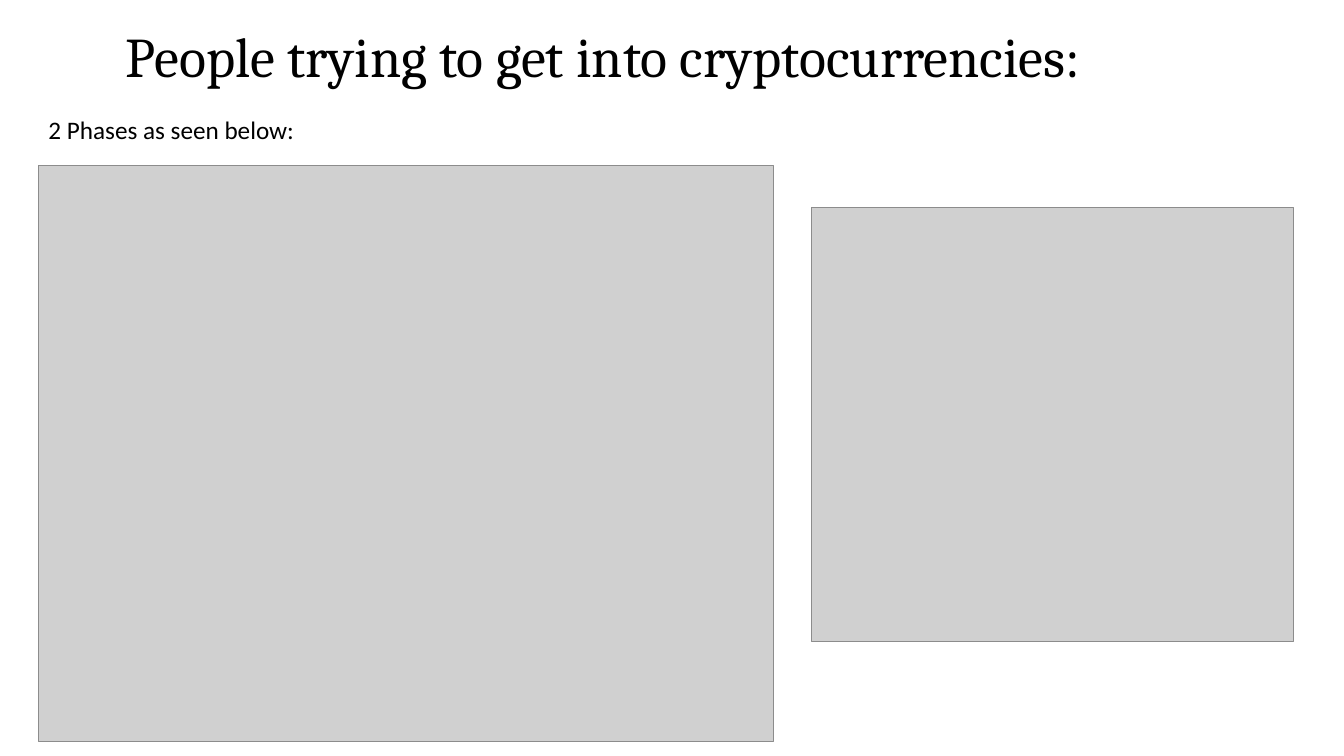
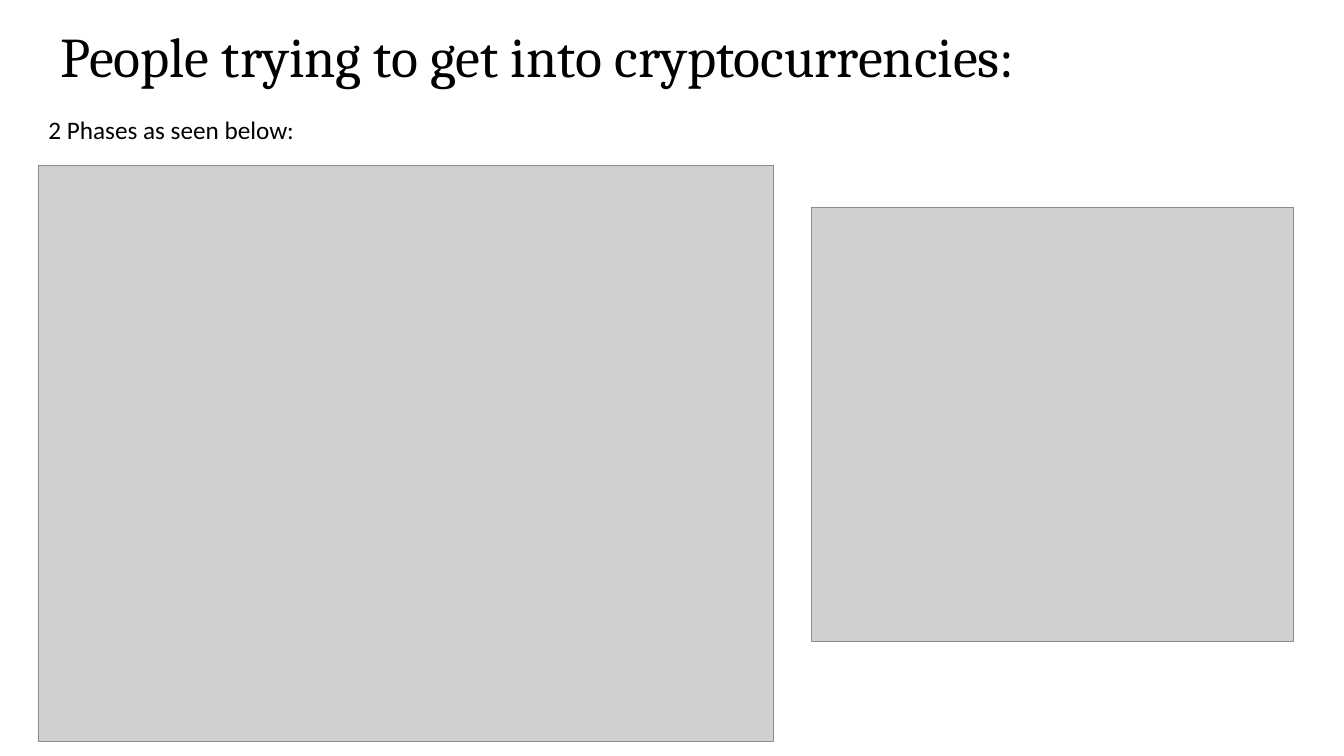
Before and after one commit to bitcoinclubatksu/BitcoinClub, a slide deck: slide 6 of meetup-2_presentation/Bitcoin_Club_Meetup_2_presentation.pptx. Drawn at 1344x756 pixels with LibreOffice and Linux fonts; fonts in the diff are those of the drawing; grey boxes stand for pictures. Boxes give left, top, right and bottom in pixels: in the first picture for what was removed or moved away, otherwise in the second. Text is boxed around its words. In the diff, an @@ line names an element or a change of style, - is before the commit and + after.

```diff
--- a/meetup-2_presentation/Bitcoin_Club_Meetup_2_presentation.pptx
+++ b/meetup-2_presentation/Bitcoin_Club_Meetup_2_presentation.pptx
@@ text "People trying to get into ...": place and size @@
-text "People trying to get into ..." at box(126, 38, 1080, 89)
+text "People trying to get into ..." at box(60, 38, 1015, 89)
```
Also in this commit, not shown: 13 other slides changed, 6 other files.
